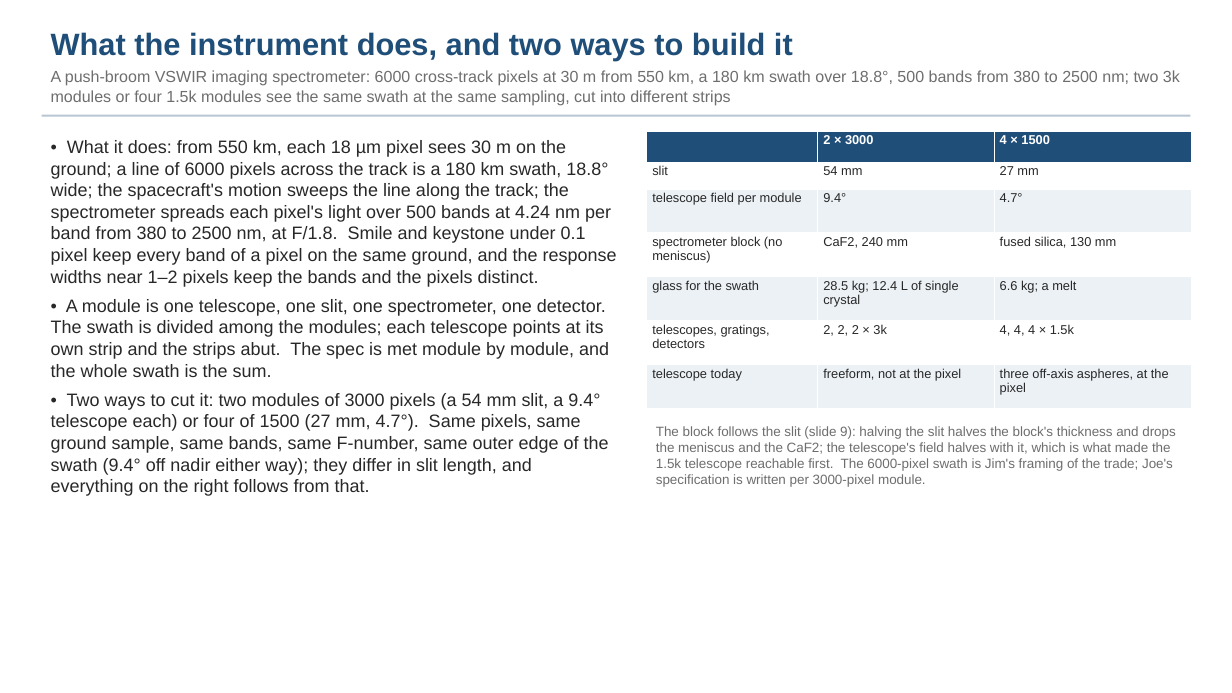
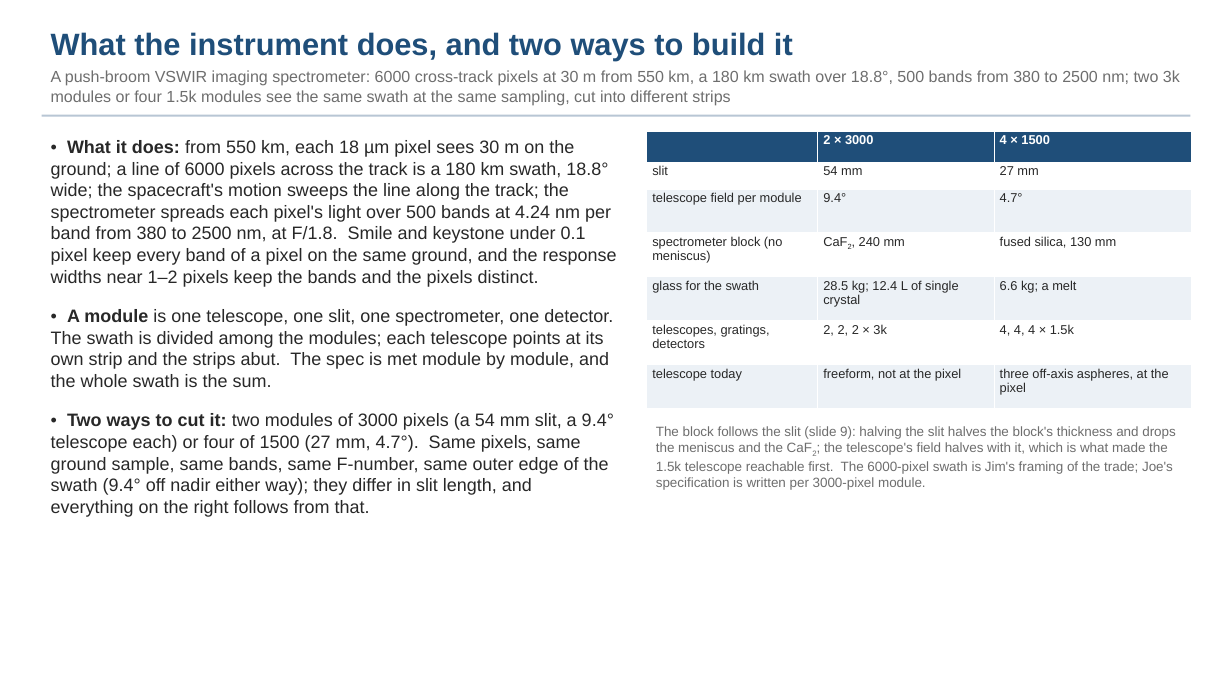
Before and after one commit to nasa-jpl/macos, a slide deck: slide 4 of demo_session/deck_dyson_record.pptx. Drawn at 1232x693 pixels with LibreOffice and Linux fonts; fonts in the diff are those of the drawing. Boxes give left, top, right and bottom in pixels: in the first picture for what was removed or moved away, otherwise in the second. Text is boxed around its words. In the diff, an @@ line names an element or a change of style, - is before the commit and + after.

```diff
--- a/demo_session/deck_dyson_record.pptx
+++ b/demo_session/deck_dyson_record.pptx
@@ text "• What it does: from ..." at (51,140,617,517): bold on in "What it does:", "A module", "Two ways to cut it:"; more space between paragraphs @@
@@ table at (647,131,1192,404) @@
@@ now subscript in "CaF2," @@
@@ text "The block follows the slit ..." at (656,426,1176,490): now subscript in "CaF2;" @@
```
Also in this commit, not shown: 14 other slides changed, 2 other files.
